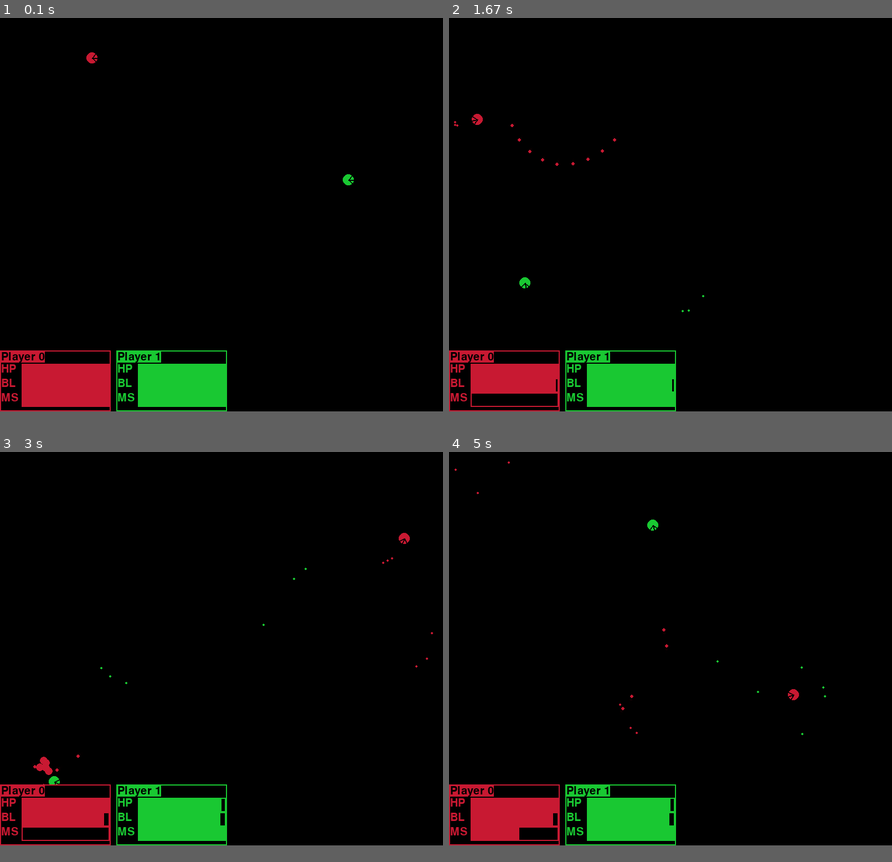
Above: before the commit, frames 1-4 (two rows, left to right).
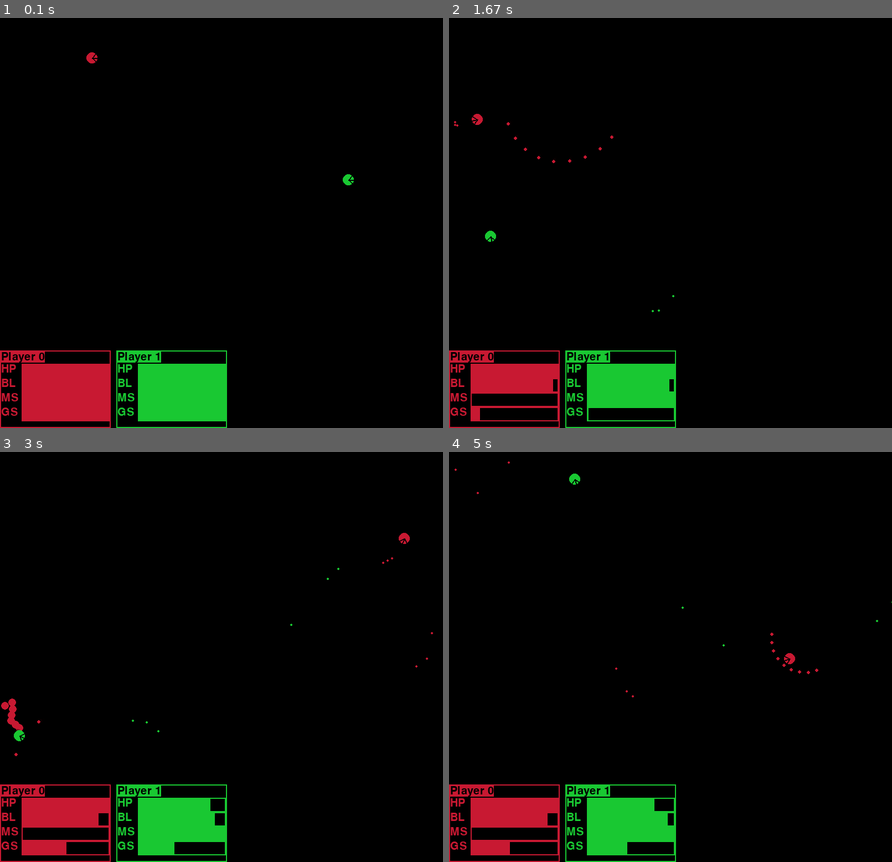
Above: after the commit, the same moments.

Repository: ZephyrSails/leben
Game: pygame game, started from dog_fight/main.py
The game is run twice, just before and just after one commit, with the same random seed, the same clock (stepped at 60 frames per second) and the same inputs.
Inputs:
- Up to frame 1 (0.1 s): no input
- Up to frame 2 (1.67 s): hold W 0.33-0.8 s; hold Right 0.33-0.8 s; hold Right 0.83-1.3 s; hold D 0.83-1.3 s; tap Right Ctrl at 0.9, 1.2, 1.4 s; tap Shift at 0.98 s; hold Up 1.33-1.63 s; hold W 1.33-1.63 s; tap Right Shift at 1.48 s
- Up to frame 3 (3 s): hold Right 1.67-2.13 s; hold D 1.67-2.13 s; tap Right Ctrl at 1.73, 2.03, 2.23, 2.53, 2.8 s; hold Left 2.17-2.7 s; hold A 2.17-2.7 s; tap Shift at 2.32 s; hold Left from 2.73 s (still down); hold A from 2.73 s (still down); tap Right Shift at 2.88 s
- Up to frame 4 (5 s): tap Right Ctrl at 3.1, 3.23, 3.63, 3.93, 4.3, 4.6, 4.8 s; release Left at 3.13 s; release A at 3.13 s; hold Up 3.17-3.53 s; hold W 3.17-3.53 s; hold Right 3.57-4.2 s; hold D 3.57-4.2 s; tap Shift at 3.72 s; hold Left 4.23-4.7 s; hold A 4.23-4.7 s; tap Right Shift at 4.38 s; hold Right from 4.73 s (still down); hold D from 4.73 s (still down)
In our replay, the window is 800x710 before the commit and 800x740 after it. These sizes can differ from the game's own. Grey fills any space a smaller window leaves; there, only what the larger window draws over its background counts as a difference.

The runs differ from the first frame. In frame 1, 1.6% of the frame differs, in the area x 0-52%, y 94-100%; in frame 2, 0.9%; in frame 3, 1.6%; in frame 4, 1.8%, in the area x 0-100%, y 5-100%.

Commit message:
add wrap energy

Diff:
--- a/dog_fight/flight.py
+++ b/dog_fight/flight.py
@@ -40,8 +40,12 @@
         self.turn_speed = 3
 
         # status
-        self.max_hp = 1000
+        self.max_hp = 2000
         self.hp = self.max_hp
+        self.max_gas = 100
+        self.gas = self.max_gas
+        self.gas_use_delta = 5
+        self.gas_regain_delta = 0.5
 
         # attribute
         self.color = color
@@ -52,7 +56,7 @@
         self.mouth_degree = 45
 
         # projectile
-        self.bullet_limit = 100
+        self.bullet_limit = 50
         self.bullet_list = []
         self.bullets = pygame.sprite.Group()
         self.missiles_range = range(-60, 61, 15)
@@ -113,15 +117,19 @@
     def update(self, pressed_keys):
         # flight motion
         if pressed_keys[self.kWarp]:
-            dx = int(self.x + self.x_warp_speed) - int(self.x)
-            dy = int(self.y + self.y_warp_speed) - int(self.y)
-            self.x += self.x_warp_speed
-            self.y += self.y_warp_speed
-            self.rect.move_ip(dx, dy)
+            if self.gas - self.gas_use_delta > 0:
+                self.gas -= self.gas_use_delta
+                dx = int(self.x + self.x_warp_speed) - int(self.x)
+                dy = int(self.y + self.y_warp_speed) - int(self.y)
+                self.x += self.x_warp_speed
+                self.y += self.y_warp_speed
+                self.rect.move_ip(dx, dy)
         if pressed_keys[self.kLeft]:
             self.set_direction(self.dir_degree - self.turn_speed)
         if pressed_keys[self.kRight]:
             self.set_direction(self.dir_degree + self.turn_speed)
+        if not pressed_keys[self.kWarp]:
+            self.gas = min(self.max_gas, self.gas_regain_delta + self.gas)
 
         dx = int(self.x + self.x_speed) - int(self.x)
         dy = int(self.y + self.y_speed) - int(self.y)
@@ -148,7 +156,6 @@
                 self.bullet_list.append(Bullet(self))
                 self.bullets.add(self.bullet_list[-1])
 
-
         # contrails
         self.contrails.add(Contrail(self))
 
--- a/dog_fight/main.py
+++ b/dog_fight/main.py
@@ -16,7 +16,7 @@
 def main():
     SCREEN_WIDTH = 800
     SCREEN_HEIGHT = 600
-    PANEL_HEIGHT = 110
+    PANEL_HEIGHT = 140
 
     pygame.init()
     screen = pygame.display.set_mode((SCREEN_WIDTH,
--- a/dog_fight/missile.py
+++ b/dog_fight/missile.py
@@ -42,7 +42,7 @@
             self.radians) * self.max_speed / self.flight.speed
 
         # attribute
-        self.damage = 10
+        self.damage = 50
         self.life_tick = 500
         self.radius = 3
         self.explosion_radius = 7
--- a/dog_fight/panel.py
+++ b/dog_fight/panel.py
@@ -37,7 +37,7 @@
 
         self.text_width = 0
 
-        texts = ["HP", "BL", "MS"]
+        texts = ["HP", "BL", "MS", "GS"]
         for idx, text in enumerate(texts):
             text_surf = font.render(text, True, self.flight.color,
                                     self.flight.bg_color)
@@ -60,7 +60,7 @@
              [
                  len(self.flight.missiles_range) - len(self.flight.missiles),
                  len(self.flight.missiles_range)
-             ]]):
+             ], [self.flight.gas, self.flight.max_gas]]):
 
             bar_width = int(self.bar_width * curr_val / max_val)
 
